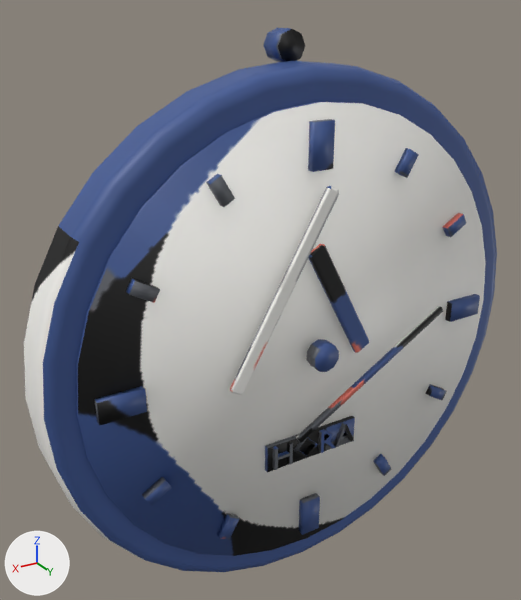
A saved change to the FBX model unity/CheckoutSimulator/Assets/Resources/EventProps2/Turno_YawnClock.fbx.
The view is the same before and after, from a 50 mm lens placed at (0.306, 0.456, 0.268), pointed at (0.023, -0.016, 0.032). The axes (+X, +Y, +Z) are drawn at lower left. The lights are the same throughout. The older version comes first. Where no turn or scale is listed for an object, it has been applied to the vertices. Vertices at exactly the same position are counted once.

Names of what the first picture shows: 'Turno_YawnClock'.
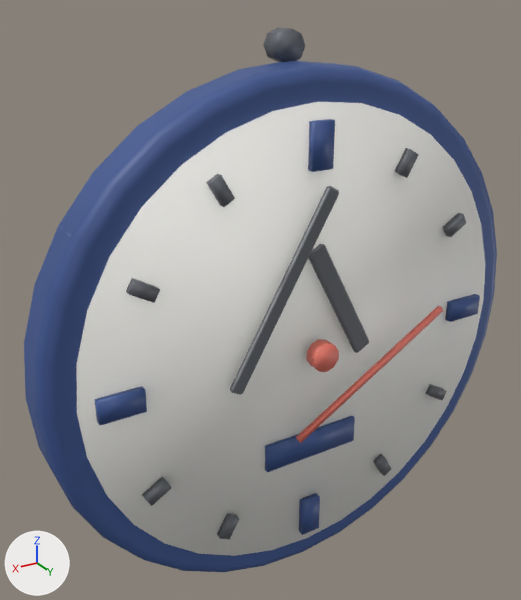
The change, as a diff of the scene's bpy script:
```diff
--- a/unity/CheckoutSimulator/Assets/Resources/EventProps2/Turno_YawnClock.fbx.py
+++ b/unity/CheckoutSimulator/Assets/Resources/EventProps2/Turno_YawnClock.fbx.py
@@ me_cylinder_396 @@
 # used by ob_turno_yawnclock; location = (0.0, 0.0, 0.0)
-me_cylinder_396.from_pydata(...)  # 548 vertices, 494 faces; spans x -0.22..0.22, y -0.03..0.048, z -0.22..0.242
+me_cylinder_396.from_pydata(...)  # 452 vertices, 354 faces; spans x -0.22..0.22, y -0.03..0.048, z -0.22..0.242
+# me_cylinder_396 part 1: the loose piece of 34 vertices spanning x -0.022..-0.007, y 0.032..0.036, z -0.099..-0.079 is deleted
+# me_cylinder_396 part 2: the loose piece of 24 vertices spanning x 0.023..0.04, y 0.032..0.036, z -0.099..-0.079 is deleted
+# me_cylinder_396 part 3: the loose piece of 22 vertices spanning x -0.042..-0.022, y 0.032..0.036, z -0.099..-0.078 is deleted
+# me_cylinder_396 part 4: the loose piece of 16 vertices spanning x -0.003..0.019, y 0.032..0.036, z -0.099..-0.078 is deleted
+# me_cylinder_396 part 5: 354 kept faces spanning x -0.22..0.22, y -0.03..0.048, z -0.22..0.242 get new texture (UV) coordinates
 me_cylinder_396.materials.append(mat_turno_yawnclock_mat)
```

Location of each change, (x1, y1, x2, y2) in pixels of the pictures (521 x 600 px):
part 1 of me_cylinder_396, deleted
    before: (318, 429, 336, 453)
part 2 of me_cylinder_396, deleted
    before: (272, 441, 293, 470)
part 3 of me_cylinder_396, deleted
    before: (333, 422, 354, 447)
part 4 of me_cylinder_396, deleted
    before: (294, 437, 318, 458)
part 5 of me_cylinder_396, surface changed
    both: (24, 28, 488, 561)
